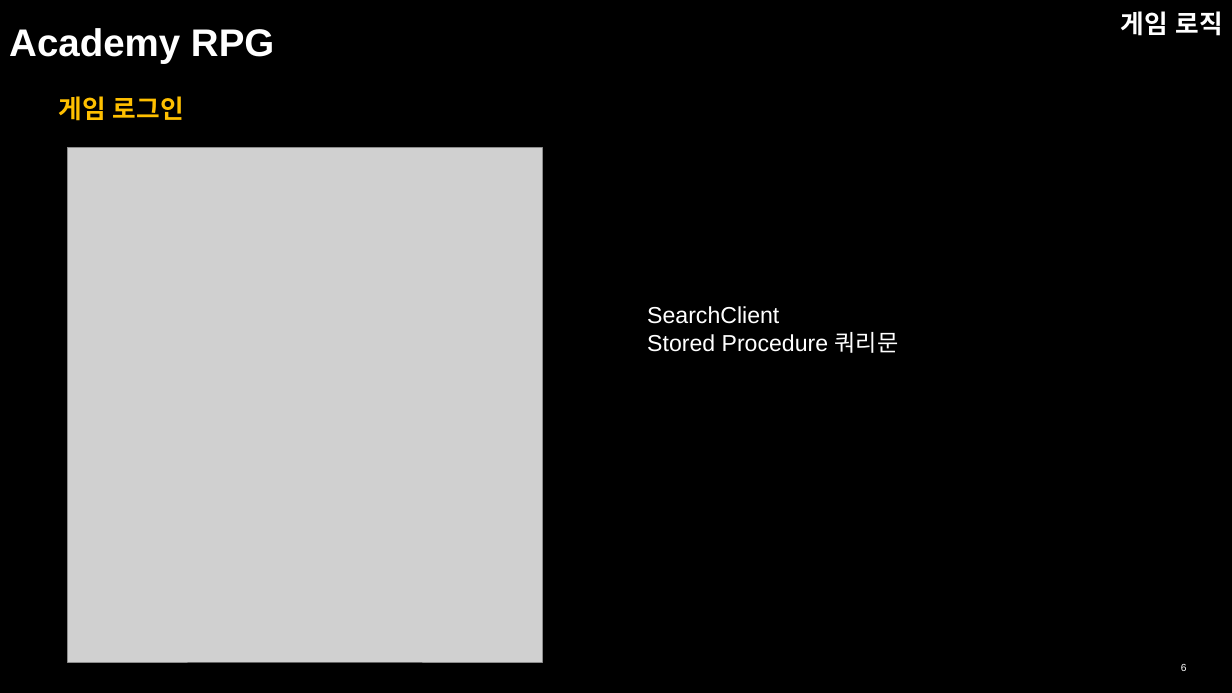
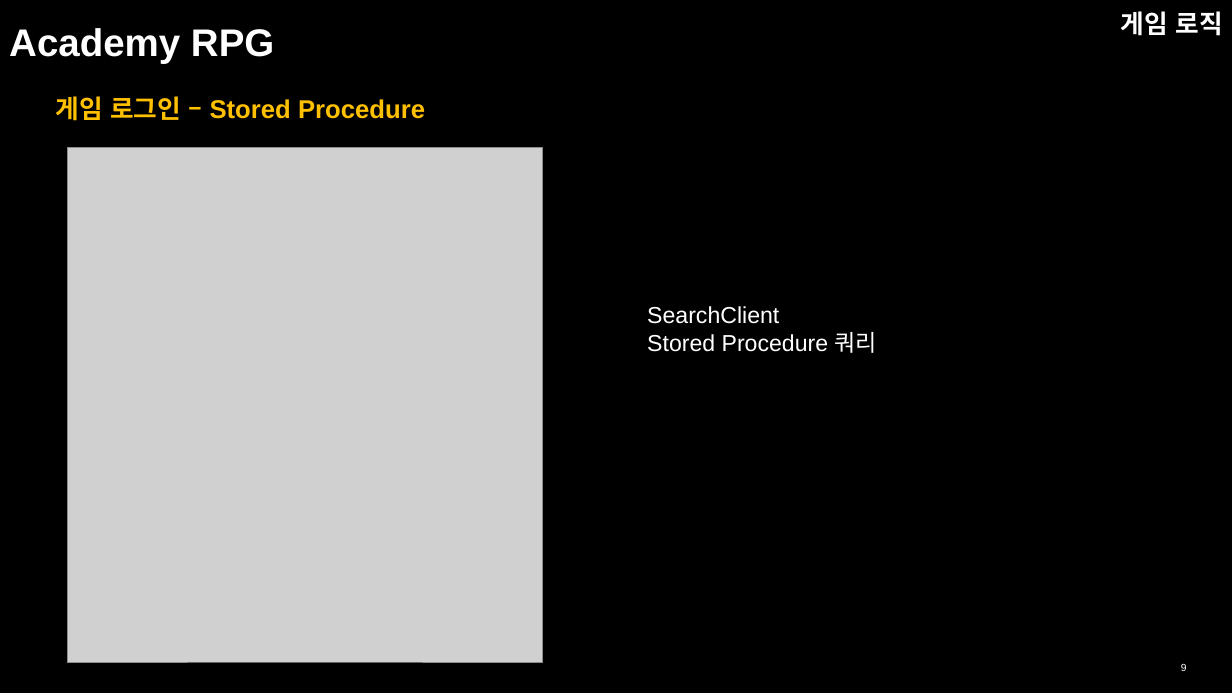
Before and after one commit to NewbieProgrammerCrew/graduation-project, a slide deck: slide 9 of 포트폴리오/이종혁 포트폴리오.pptx (slide 6 before the commit). Drawn at 1232x693 pixels with LibreOffice and Linux fonts; fonts in the diff are those of the drawing; grey boxes stand for pictures. Boxes give left, top, right and bottom in pixels: in the first picture for what was removed or moved away, otherwise in the second. Text is boxed around its words. In the diff, an @@ line names an element or a change of style, - is before the commit and + after.

```diff
--- a/포트폴리오/이종혁 포트폴리오.pptx
+++ b/포트폴리오/이종혁 포트폴리오.pptx
@@ text at (56, 96, 425, 121): text changed @@
-게임 로그인
+게임 로그인 – Stored Procedure
@@ text at (647, 332, 878, 353): text changed @@
-Stored Procedure 쿼리문
+Stored Procedure 쿼리
@@ page number at (1181, 664, 1187, 671): text changed @@
-6
+9
```
Also in this commit, not shown: 12 other slides changed, 9 slides added, 4 slides removed.
